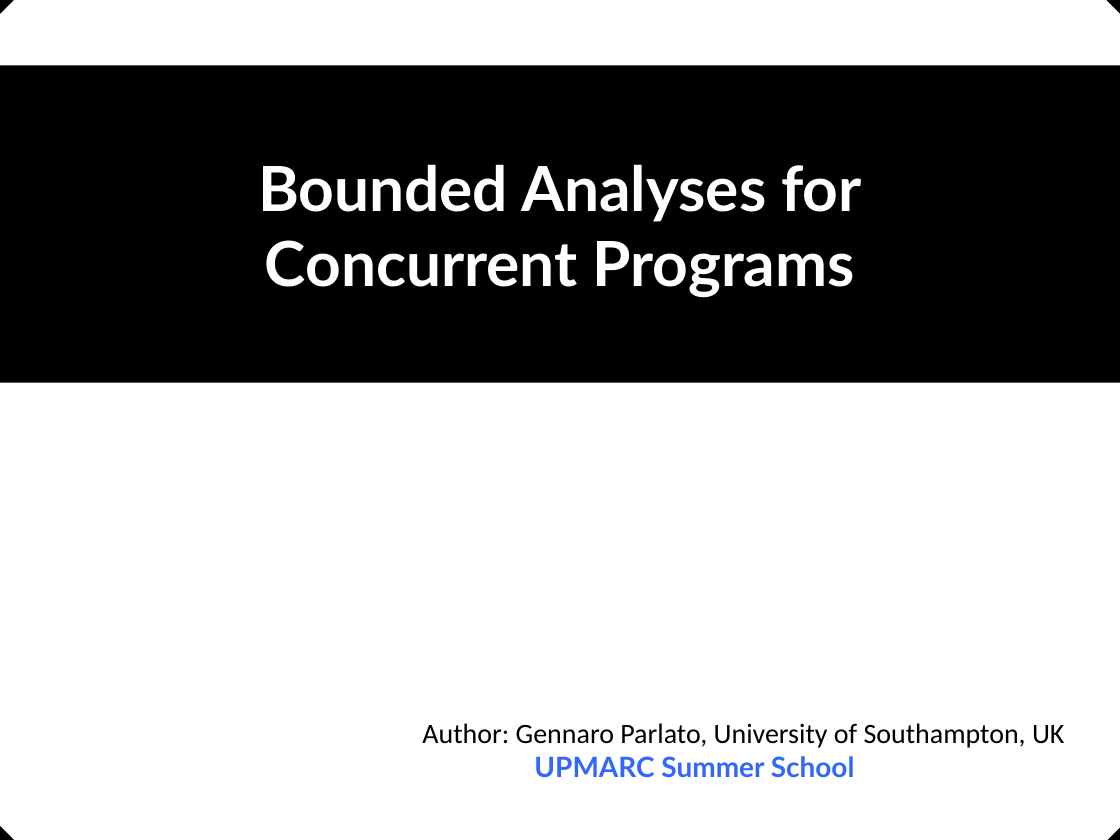
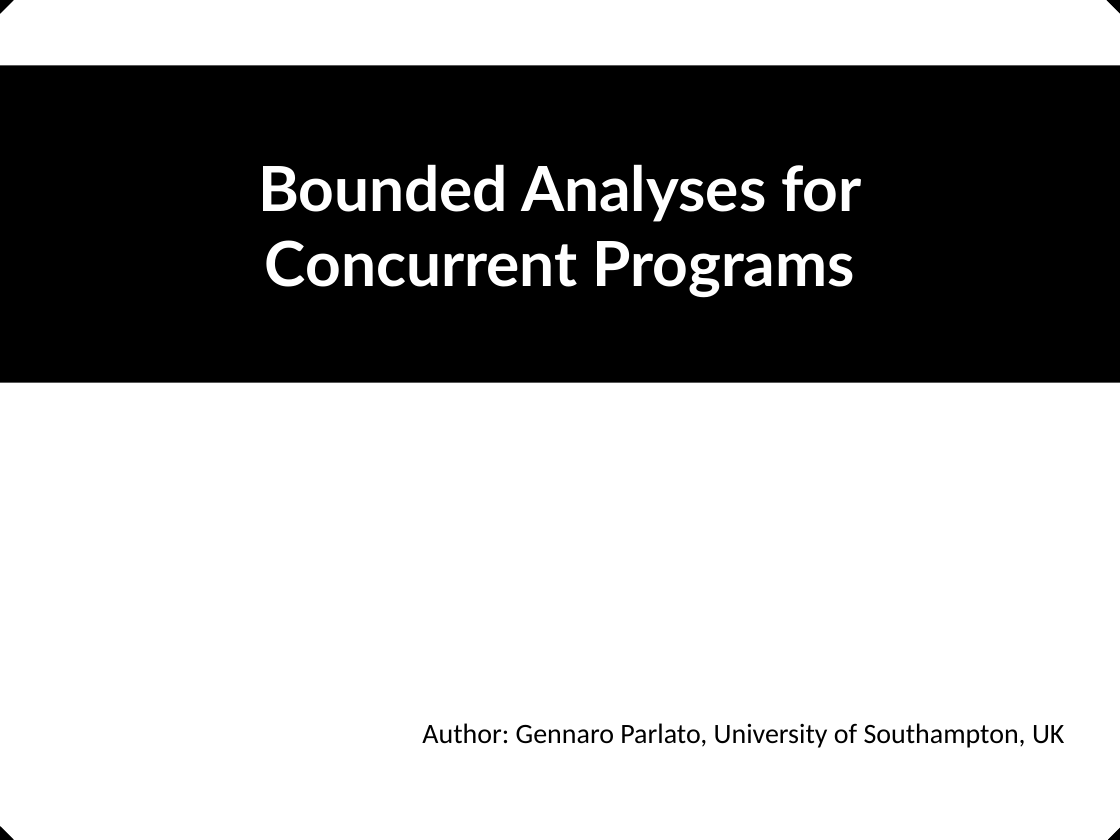
Before and after one commit to menesro/mpri, a slide deck: slide 1 of lecture3/sequentializations.ppt. Drawn at 1120x840 pixels with LibreOffice and Linux fonts; fonts in the diff are those of the drawing. Boxes give left, top, right and bottom in pixels: in the first picture for what was removed or moved away, otherwise in the second. Text is boxed around its words. In the diff, an @@ line names an element or a change of style, - is before the commit and + after.

```diff
--- a/lecture3/sequentializations.ppt
+++ b/lecture3/sequentializations.ppt
@@ text at bbox=[534, 756, 855, 777]: paragraph removed @@
-UPMARC Summer School
```
Also in this commit, not shown: 3 other slides changed, 23 slides added, 2 other files.
